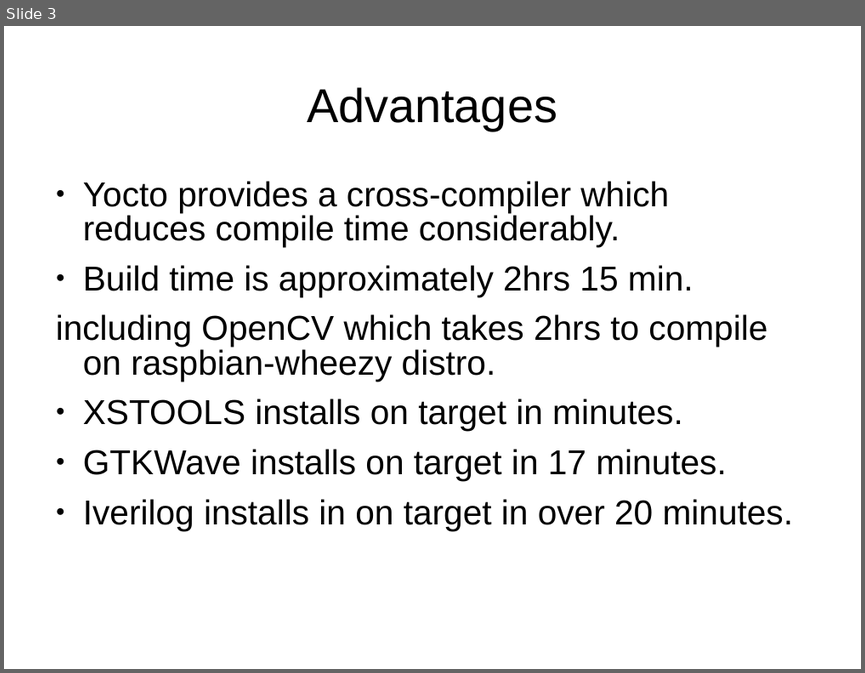
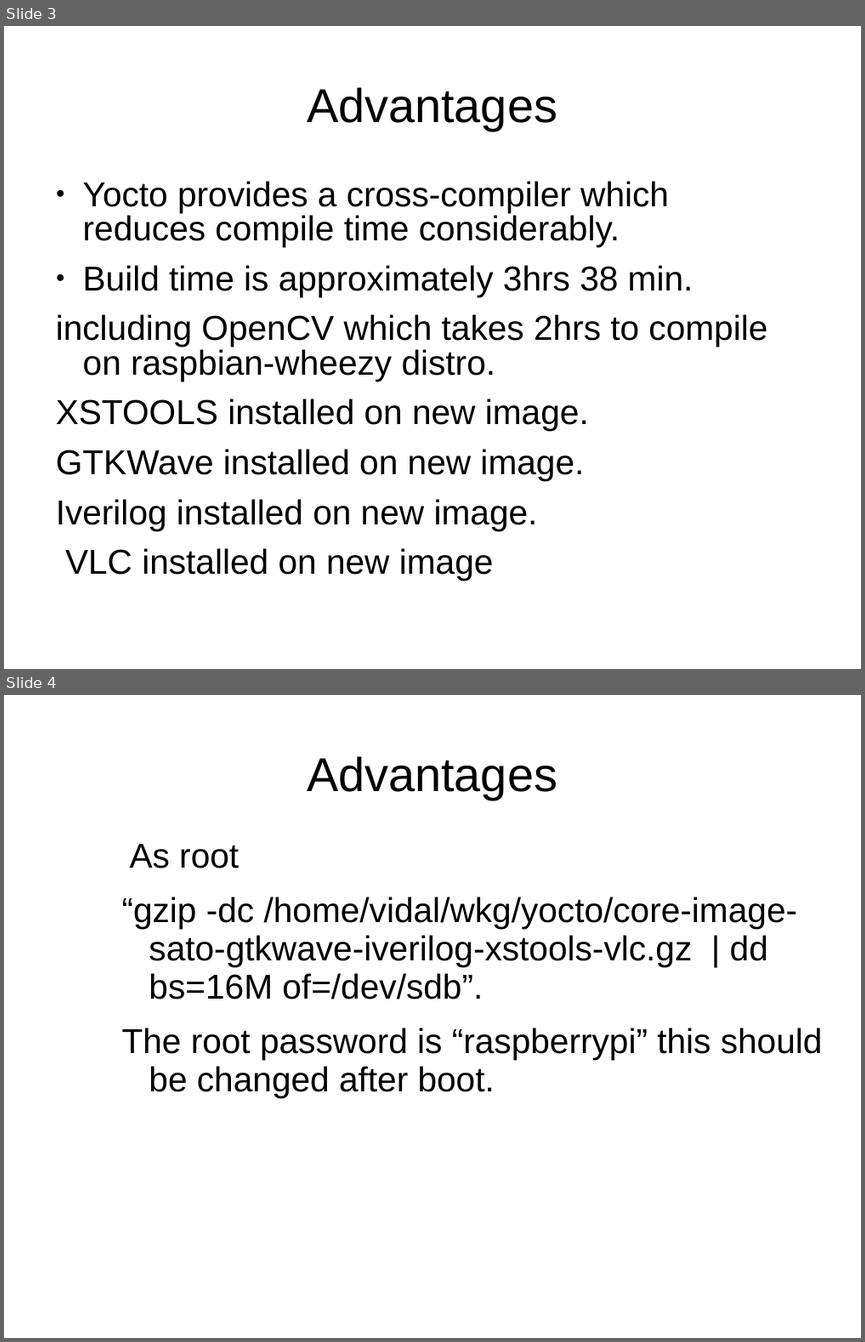
Before and after one commit to develone/raspberrypi2_yocto, a slide deck: doc/yocto_raspbain.ppt. Shown one above the other, each under a label of ours: slide 3 before the commit, slides 3 and 4 after it. The pictures are 865x673 and 865x1342 pixels, drawn with LibreOffice and Linux fonts; fonts in the diff are those of the drawing. Boxes give left, top, right and bottom in pixels: in the first picture for what was removed or moved away, otherwise in the second. Text is boxed around its words. In the diff, an @@ line names an element or a change of style, - is before the commit and + after.

Commit message:
new build see poky_patch_test.txt image now includes gtkwave iverilog vlc xstools installed. root passwd is raspberrypi and still fits on 4GB SD

```diff
--- a/doc/yocto_raspbain.ppt
+++ b/doc/yocto_raspbain.ppt
@@ slide 4 added at [4,695,861,1338], background #FFFFFF @@
@@ title added at [307,756,557,800], 44 pt, text #000000 @@
+Advantages
@@ text added at [122,844,823,1098], 32 pt, text #000000 @@
+As root
+“gzip -dc /home/vidal/wkg/yocto/core-image-sato-gtkwave-iverilog-xstools-vlc.gz | dd bs=16M of=/dev/sdb”.
+The root password is “raspberrypi” this should be changed after boot.
@@ slide 3 changed as well @@
@@ text at [56,181,767,380]: indent changed @@
@@ text at [83,265,693,296]: text changed @@
-● Build time is approximately 2hrs 15 min.
+● Build time is approximately 3hrs 38 min.
@@ text at [56,398,589,580]: text changed @@
-● XSTOOLS installs on target in minutes.
-● GTKWave installs on target in 17 minutes.
-● Iverilog installs in on target in over 20 minutes.
+XSTOOLS installed on new image.
+GTKWave installed on new image.
+Iverilog installed on new image.
+VLC installed on new image
```
Also in this commit, not shown: 3 other slides changed, 1 slide removed, 10 other files.
